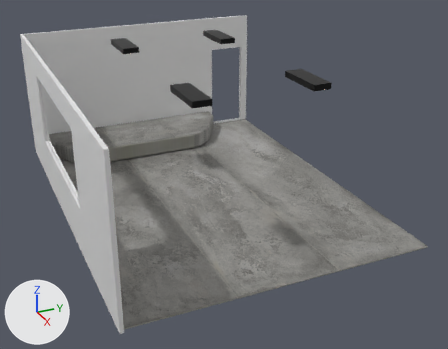
An edit to the Blender file web-server/frontend/_threejs/3d-assets/class-room.blend, drawn before and after from the same camera.
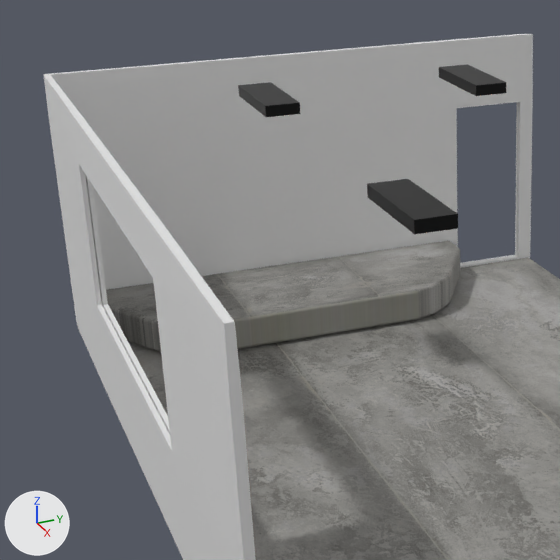
Old and new are each drawn whole from a 50 mm camera at (23.42, -9.45, 12.35) aimed at (1.2, 0.55, 1.24) and again close up on the part from 0% to 58% of the width and 0% to 74% of the height. The lights are fixed; the arrows at lower left show +X, +Y and +Z.

Objects in the first close-up: 'FLOOR_main', 'STAND', 'WALL_back', 'WALL_front', 'light1', 'light2', 'light4'.
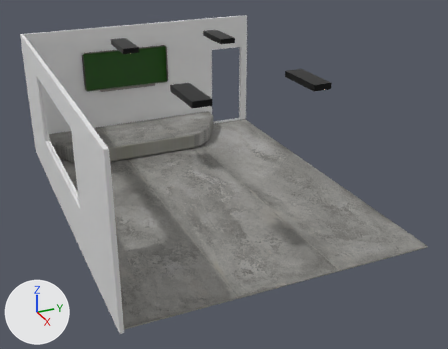
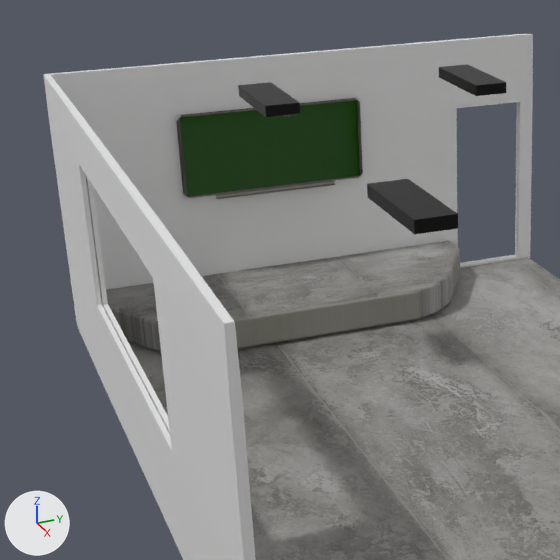
Diff of the bpy script that builds the scene:
```diff
--- a/web-server/frontend/_threejs/3d-assets/class-room.blend.py
+++ b/web-server/frontend/_threejs/3d-assets/class-room.blend.py
@@ mat_material_007 @@
+mat_material_007 = bpy.data.materials.new('Material.007')
+mat_material_007.use_nodes = True; mat_material_007.node_tree.nodes.clear()
+_N = mat_material_007.node_tree.nodes; _L = mat_material_007.node_tree.links
+n0 = _N.new('ShaderNodeOutputMaterial'); n0.name = 'Material Output'
+n1 = _N.new('ShaderNodeBsdfMetallic'); n1.name = 'Metallic BSDF'
+n1.inputs[0].default_value = (0.273, 0.256, 0.24, 1.0)  # 'Base Color', grey #8f8a86
+n1.inputs[1].default_value = (0.0876, 0.0912, 0.0962, 1.0)  # 'Edge Tint', dark grey #545557
+n1.inputs[4].default_value = 0.3  # 'Roughness'
+_L.new(n1.outputs[0], n0.inputs[0])  # 'BSDF' to 'Surface'
@@ mat_material_009 @@
+mat_material_009 = principled_material('Material.009')
+mat_material_009.base_color = (0.8, 0.8, 0.8)  # white #e7e7e7
+mat_material_009.metallic = 1.0
+mat_material_009.roughness = 0.3
@@ mat_material_004 @@
+mat_material_004 = bpy.data.materials.new('Material.004')
+# nodes: BsdfPrincipled, OutputMaterial, TexCoord, TexNoise, ValToRGB
+# colours: dark green #255a16, white #f8f8f8, grey #bcbcbc, white #ffffff
@@ mat_material_008 @@
+mat_material_008 = bpy.data.materials.new('Material.008')
+mat_material_008.use_nodes = True; mat_material_008.node_tree.nodes.clear()
+_N = mat_material_008.node_tree.nodes; _L = mat_material_008.node_tree.links
+n0 = _N.new('ShaderNodeOutputMaterial'); n0.name = 'Material Output'
+n1 = _N.new('ShaderNodeBsdfMetallic'); n1.name = 'Metallic BSDF'
+n1.inputs[0].default_value = (0.273, 0.256, 0.24, 1.0)  # 'Base Color', grey #8f8a86
+n1.inputs[1].default_value = (0.0876, 0.0912, 0.0962, 1.0)  # 'Edge Tint', dark grey #545557
+n1.inputs[4].default_value = 0.3  # 'Roughness'
+_L.new(n1.outputs[0], n0.inputs[0])  # 'BSDF' to 'Surface'
@@ me_cube_005 @@
+me_cube_005.from_pydata(...)  # 116 vertices, 85 faces; spans x -1.66..3.89, y -1.03..1.03, z -1.13..1.04
+# faces by material slot: [1, 30, 24, 30]
+me_cube_005.materials.append(mat_material_004)
+me_cube_005.materials.append(mat_material_007)
+me_cube_005.materials.append(mat_material_009)  # white #e7e7e7
+me_cube_005.materials.append(mat_material_008)
@@ ob_cube_003 @@
+ob_cube_003 = bpy.data.objects.new('Cube.003', me_cube_005)
+ob_cube_003.location = (-7.76, -1.0, 3.91)
+ob_cube_003.scale = (0.0355, 2.18, 0.961)
+_m = ob_cube_003.modifiers.new('Bevel', 'BEVEL')
+_m.width = 0.05
+_m.width_pct = 0.05
+_m.segments = 4
```

Pixel boxes [x1, y1, x2, y2] of what changed, in the close-ups (560 x 560 px):
'Cube.003', added
    after: [176, 97, 363, 199]
    faces in mat_material_004: [180, 100, 360, 196]
    faces in mat_material_007: [177, 98, 362, 199]
    faces in mat_material_008: [176, 99, 363, 199]
